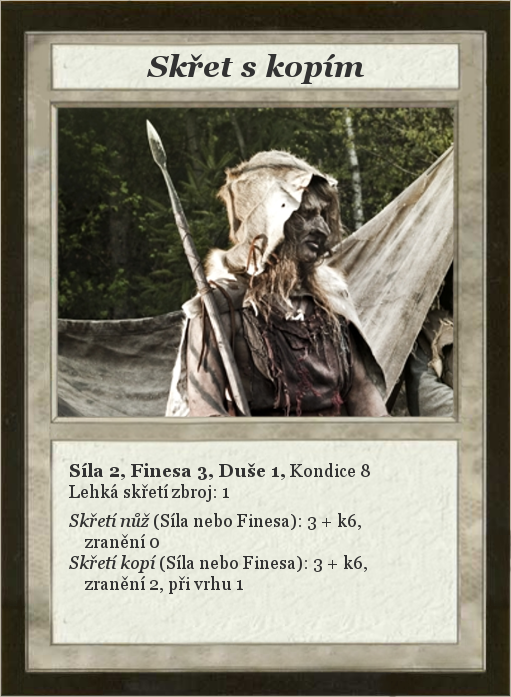
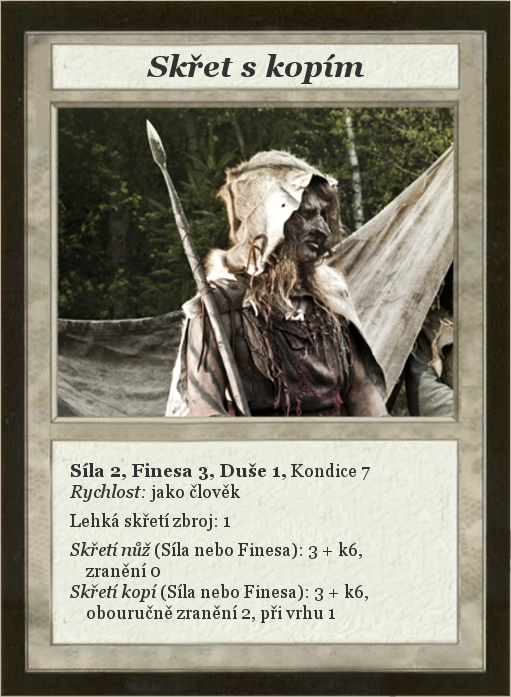
Layered file, before and after one edit (511 × 697). Changes by layer:
painted on "Síla 2, Finesa 3, Duše 1, Kond..." over [69, 463, 370, 623]
